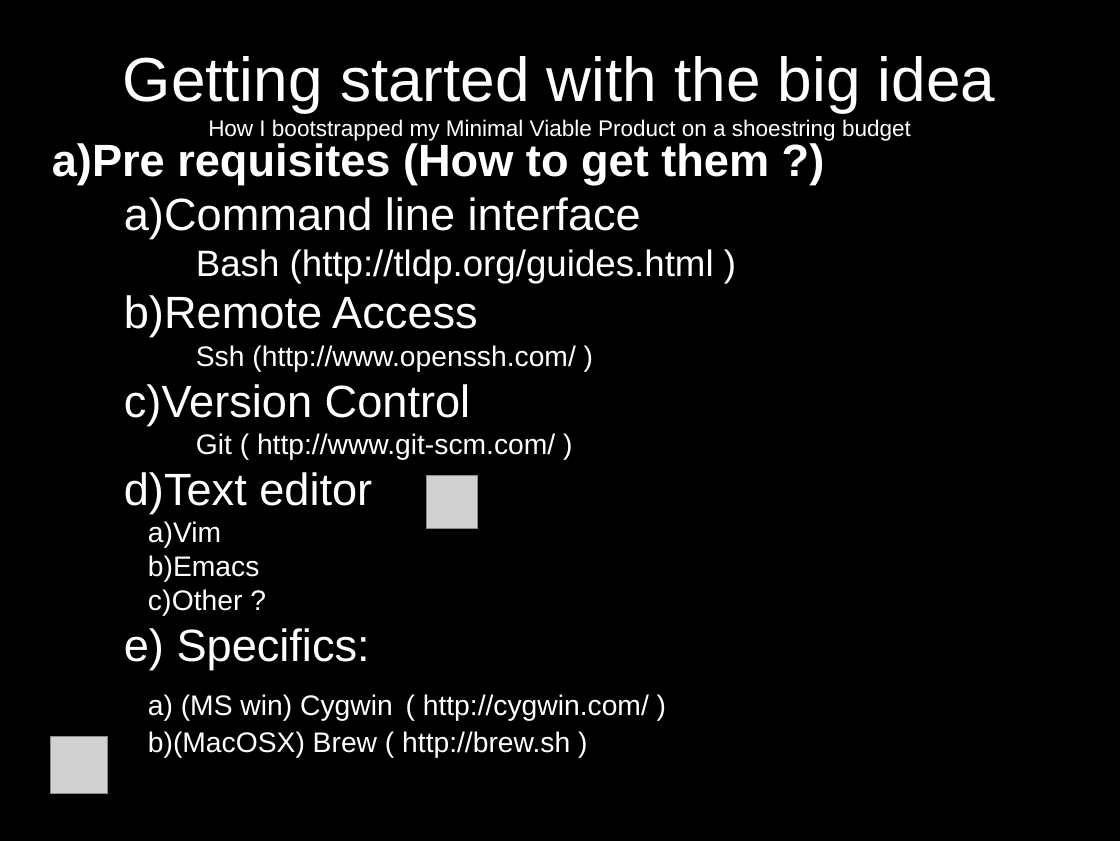
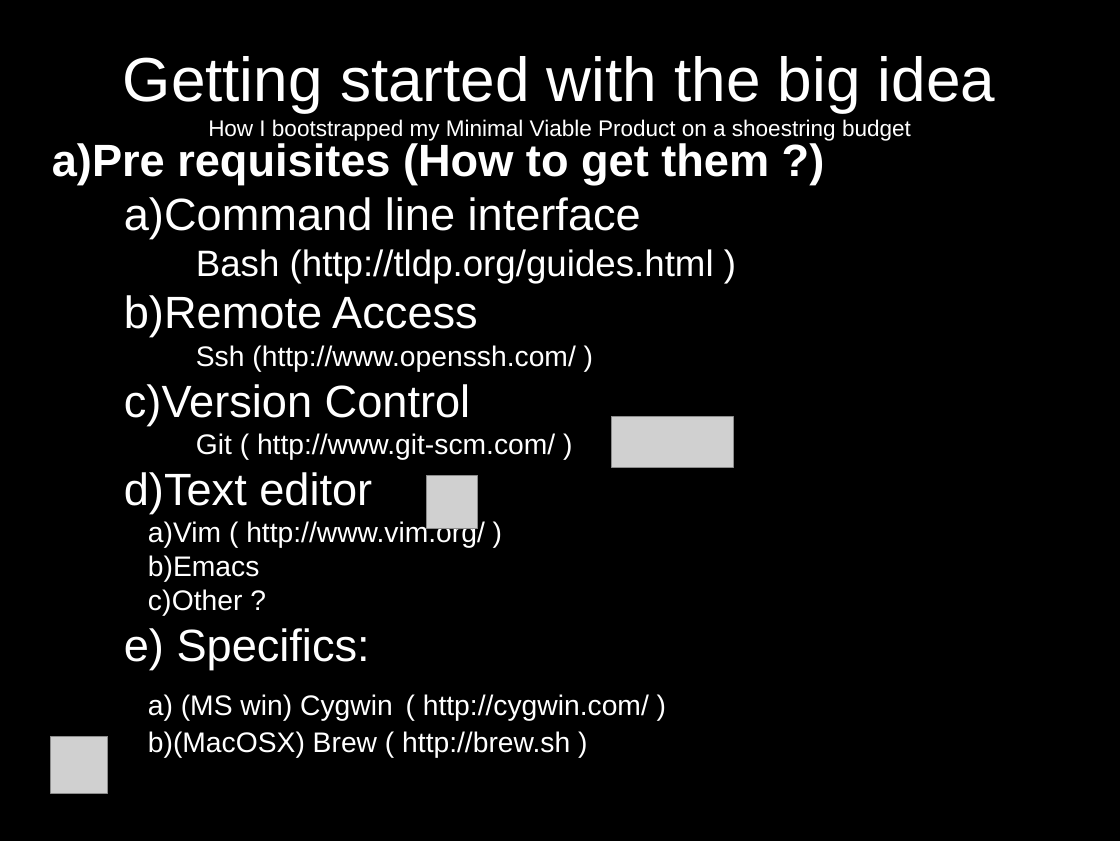
Before and after one commit to jcda/django-mvp-install-script, a slide deck: slide 4 of MVP-presentation-BD-Meetup.odp. Drawn at 1120x841 pixels with LibreOffice and Linux fonts; fonts in the diff are those of the drawing; grey boxes stand for pictures. Boxes give left, top, right and bottom in pixels: in the first picture for what was removed or moved away, otherwise in the second. Text is boxed around its words. In the diff, an @@ line names an element or a change of style, - is before the commit and + after.

```diff
--- a/MVP-presentation-BD-Meetup.odp
+++ b/MVP-presentation-BD-Meetup.odp
@@ picture added at box(612, 417, 734, 468) @@
@@ subtitle at box(148, 520, 485, 548): text changed @@
-        a) Vim
+        a) Vim ( http://www.vim.org/ )
```
Also in this commit, not shown: 2 other slides changed, 1 slide added.
